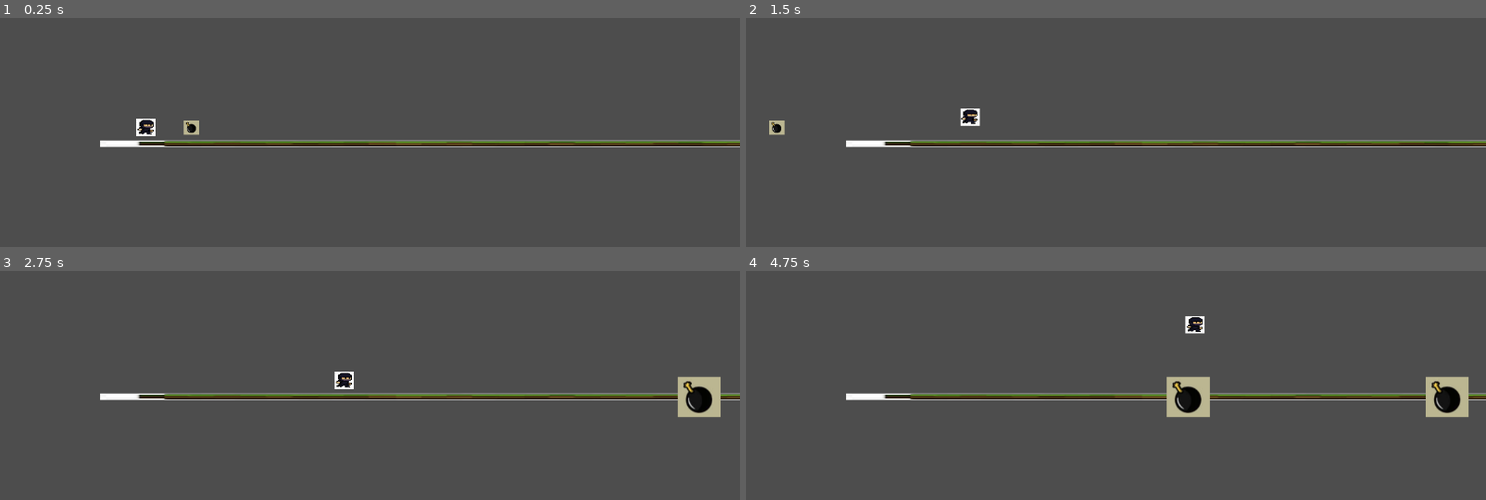
Above: before the commit, frames 1-4 (two rows, left to right).
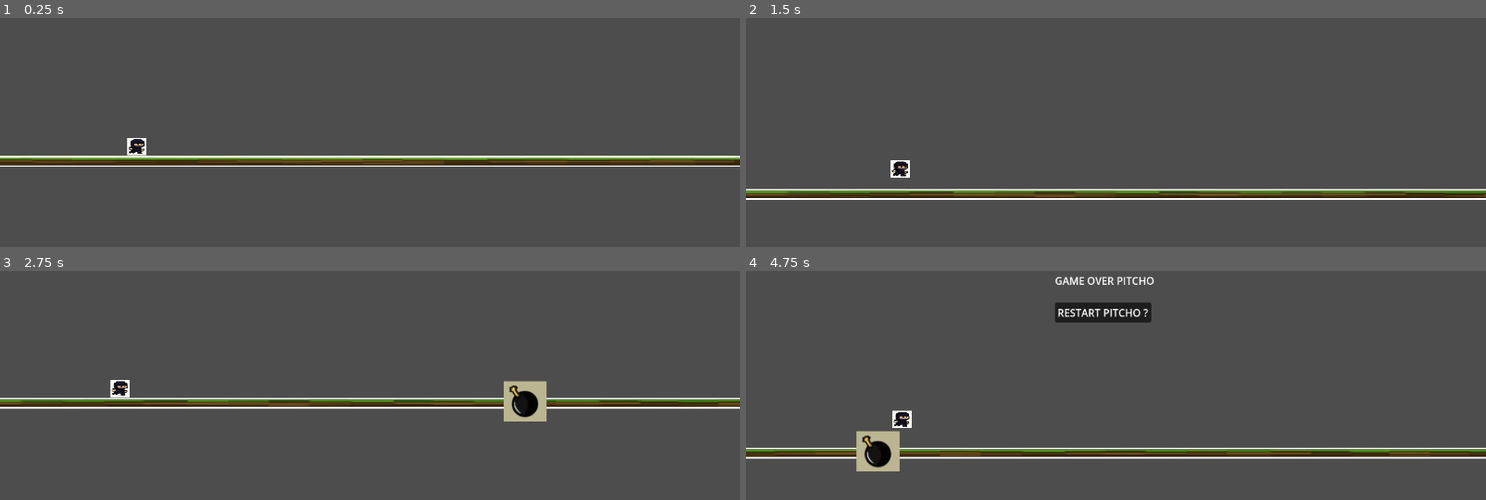
Above: after the commit, the same moments.

Repository: LapaGameDevStudio/PetitNinjaRunner
Game: Godot game, scene res://Main.tscn
Two runs of this game, one before a commit and one after it. Both use one fixed random seed, a clock stepped at 60 frames per second and the inputs below.
Inputs:
- Up to frame 1 (0.25 s): no input
- Up to frame 2 (1.5 s): tap Enter (ui_accept) at 0.5, 0.77 s; hold Right (ui_right) from 0.53 s (still down)
- Up to frame 3 (2.75 s): tap Enter (ui_accept) at 1.52 s; release Right (ui_right) at 2.03 s; hold Left (ui_left) from 2.03 s (still down)
- Up to frame 4 (4.75 s): release Left (ui_left) at 2.78 s; hold Right (ui_right) 2.78-4.28 s; tap Enter (ui_accept) at 3.02, 3.77, 4.52 s; hold Left (ui_left) from 4.28 s (still down)

The runs differ from the first frame. In frame 1, 7.7% of the frame differs, in the area x 0-100%, y 43-65%; in frame 2, 8.2%; in frame 3, 8.4%; in frame 4, 12%, in the area x 0-100%, y 2-88%.

Commit message:
Update CODE : corrected GameOver detection (Collision, menue...)

Diff:
--- a/Main.tscn
+++ b/Main.tscn
@@ -1,25 +1,23 @@
-[gd_scene load_steps=13 format=3 uid="uid://ylhuny8rcjou"]
+[gd_scene load_steps=11 format=3 uid="uid://ylhuny8rcjou"]
 
-[ext_resource type="Texture2D" uid="uid://dpq1f87t4fvf8" path="res://ninja.png" id="1_glv2v"]
+[ext_resource type="Texture2D" uid="uid://b3t7skkfavmx0" path="res://ninja.png" id="1_glv2v"]
 [ext_resource type="Script" uid="uid://cb56fhvev7ydq" path="res://player.gd" id="1_r0du0"]
-[ext_resource type="Texture2D" uid="uid://b5i7tr57hj00i" path="res://sol.png" id="2_uu6xs"]
-[ext_resource type="AudioStream" uid="uid://bh86yxu1ymavq" path="res://jump sound/cartoon-jump-6462.mp3" id="3_cm0pq"]
-[ext_resource type="Script" uid="uid://dg16iukt7hhjn" path="res://obstacle.gd" id="5_3dxm6"]
-[ext_resource type="Texture2D" uid="uid://dnjk00klm8rhg" path="res://bombe.png" id="5_fos0i"]
+[ext_resource type="Script" uid="uid://boosyb3tjdh6" path="res://main.gd" id="1_trn2v"]
+[ext_resource type="Texture2D" uid="uid://j0d684rcoktn" path="res://sol.png" id="2_uu6xs"]
+[ext_resource type="AudioStream" uid="uid://bowmvx3b58t5r" path="res://jump sound/cartoon-jump-6462.mp3" id="3_cm0pq"]
 [ext_resource type="Script" uid="uid://dbsob4dpeawjh" path="res://obstacle_spawner.gd" id="7_lgr22"]
 [ext_resource type="PackedScene" uid="uid://bmkb3dqblkbyj" path="res://Obstacle.tscn" id="8_trn2v"]
-[ext_resource type="AudioStream" uid="uid://c5ny5o8417pk" path="res://jump sound/Background/background-music-for-mobile-casual-video-game-short-8-bit-music-164703.ogg" id="9_03owx"]
+[ext_resource type="AudioStream" uid="uid://tnug3p0bw4s8" path="res://jump sound/Background/background-music-for-mobile-casual-video-game-short-8-bit-music-164703.ogg" id="9_03owx"]
 
 [sub_resource type="RectangleShape2D" id="RectangleShape2D_uu6xs"]
 size = Vector2(31, 32)
 
 [sub_resource type="RectangleShape2D" id="RectangleShape2D_r0du0"]
-size = Vector2(1146.5, 13)
-
-[sub_resource type="RectangleShape2D" id="RectangleShape2D_fos0i"]
+size = Vector2(1799, 11.5)
 
 [node name="Main" type="Node2D"]
 position = Vector2(553, 288)
+script = ExtResource("1_trn2v")
 
 [node name="Player" type="CharacterBody2D" parent="."]
 script = ExtResource("1_r0du0")
@@ -36,30 +34,22 @@
 [node name="JumpSound" type="AudioStreamPlayer2D" parent="Player"]
 stream = ExtResource("3_cm0pq")
 
+[node name="Camera2D" type="Camera2D" parent="Player"]
+limit_smoothed = true
+position_smoothing_enabled = true
+
 [node name="Ground" type="StaticBody2D" parent="."]
 
 [node name="Sprite2D" type="Sprite2D" parent="Ground"]
-position = Vector2(145.5, 34)
-scale = Vector2(3.03073, 0.0341297)
+position = Vector2(-6.50005, 37.5)
+scale = Vector2(4.85754, 0.0580205)
 texture = ExtResource("2_uu6xs")
 
 [node name="CollisionShape2D" type="CollisionShape2D" parent="Ground"]
-position = Vector2(155, 33)
+position = Vector2(9.5, 38.25)
 shape = SubResource("RectangleShape2D_r0du0")
 one_way_collision_margin = 100.0
 debug_color = Color(0, 0.6, 0.701961, 0.0823529)
-
-[node name="Obstacle" type="StaticBody2D" parent="."]
-script = ExtResource("5_3dxm6")
-
-[node name="Sprite2D" type="Sprite2D" parent="Obstacle"]
-position = Vector2(-205, 9)
-scale = Vector2(0.350746, 0.34127)
-texture = ExtResource("5_fos0i")
-
-[node name="CollisionShape2D" type="CollisionShape2D" parent="Obstacle"]
-position = Vector2(-204, 8)
-shape = SubResource("RectangleShape2D_fos0i")
 
 [node name="ObstacleSpawner" type="Node2D" parent="."]
 script = ExtResource("7_lgr22")
@@ -70,3 +60,26 @@
 volume_db = -8.0
 autoplay = true
 parameters/looping = true
+
+[node name="GameOver_UI" type="CanvasLayer" parent="."]
+
+[node name="Label" type="Label" parent="GameOver_UI"]
+offset_left = 481.0
+offset_top = 129.0
+offset_right = 636.0
+offset_bottom = 152.0
+text = "GAME OVER PITCHO"
+horizontal_alignment = 1
+vertical_alignment = 1
+
+[node name="Button" type="Button" parent="GameOver_UI"]
+offset_left = 481.0
+offset_top = 175.0
+offset_right = 631.0
+offset_bottom = 206.0
+toggle_mode = true
+button_pressed = true
+action_mode = 0
+text = "RESTART PITCHO ?"
+
+[connection signal="pressed" from="GameOver_UI/Button" to="." method="_on_restart_button_pressed"]
--- /dev/null
+++ b/main.gd
@@ -0,0 +1,11 @@
+extends Node2D
+
+@onready var game_over_ui = $GameOver_UI
+
+func _ready():
+	game_over_ui.visible = false
+	print("HELOOOOOOOOOOOOOOOOOOOOO")
+
+func _on_restart_button_pressed():
+	get_tree().paused = false
+	get_tree().reload_current_scene()
--- a/obstacle.gd
+++ b/obstacle.gd
@@ -1,9 +1,9 @@
 extends StaticBody2D
 
-const SPEED = 200
+var speed = 200  # This will be set dynamically
 
 func _process(delta):
-	position.x -= SPEED * delta
+	position.x -= speed * delta
 
 	if position.x < -1000:
 		queue_free()
--- a/obstacle_spawner.gd
+++ b/obstacle_spawner.gd
@@ -1,18 +1,28 @@
 extends Node2D
 
 @export var obstacle_scene: PackedScene
-@export var spawn_interval := 2.0  # secondes
+@export var spawn_interval := 2.0
 var timer := 0.0
+
+var base_speed := 200.0
+var speed_increase_rate := 100.0  # Speed increase per second
+var current_speed := base_speed
+var time_elapsed := 0.0
 
 func _process(delta):
 	timer += delta
+	time_elapsed += delta
+
+	current_speed = base_speed + time_elapsed * speed_increase_rate  # 🔥 Speed increases over time
+
 	if timer >= spawn_interval:
 		spawn_obstacle()
 		timer = 0.0
 
 func spawn_obstacle():
 	if obstacle_scene:
-		print("Spawning obstacle")
 		var new_obstacle = obstacle_scene.instantiate()
-		new_obstacle.position = Vector2(300, -100)  # Ajuste selon la hauteur du sol
+		new_obstacle.position = Vector2(300, -100)
+		new_obstacle.speed = current_speed  # ✅ Pass dynamic speed
+		new_obstacle.add_to_group("obstacles")
 		get_parent().add_child(new_obstacle)
--- a/player.gd
+++ b/player.gd
@@ -4,24 +4,26 @@
 const JUMP_FORCE = -500.0
 const SPEED = 150.0
 
+
 func _physics_process(delta):
-	velocity.x = SPEED
 	velocity.y += GRAVITY * delta
+
+	var direction = Input.get_action_strength("ui_right") - Input.get_action_strength("ui_left")
+	velocity.x = direction * SPEED
 
 	if Input.is_action_just_pressed("ui_accept") and is_on_floor():
 		velocity.y = JUMP_FORCE
 		$JumpSound.play()
 
-	move_and_slide()  # Pas d'argument ici !
+	move_and_slide()
 
-	# Récupérer la collision de la dernière glissade
 	var collision = get_last_slide_collision()
 	if collision:
 		var collider = collision.get_collider()
 		if collider and collider.is_in_group("obstacles"):
-			print("Spawning obstacle")
 			bye_bye_amigo()
-			print("bitchhhhh")
 
 func bye_bye_amigo():
-	print("Game Over !")
+	var game_over_ui = get_tree().get_root().get_node("Main/GameOver_UI")  # Adjust path as needed
+	game_over_ui.visible = true
+	get_tree().paused = true
Not shown: 1 places in Obstacle.tscn that only renumber resources
Not shown, added: main.gd.uid
